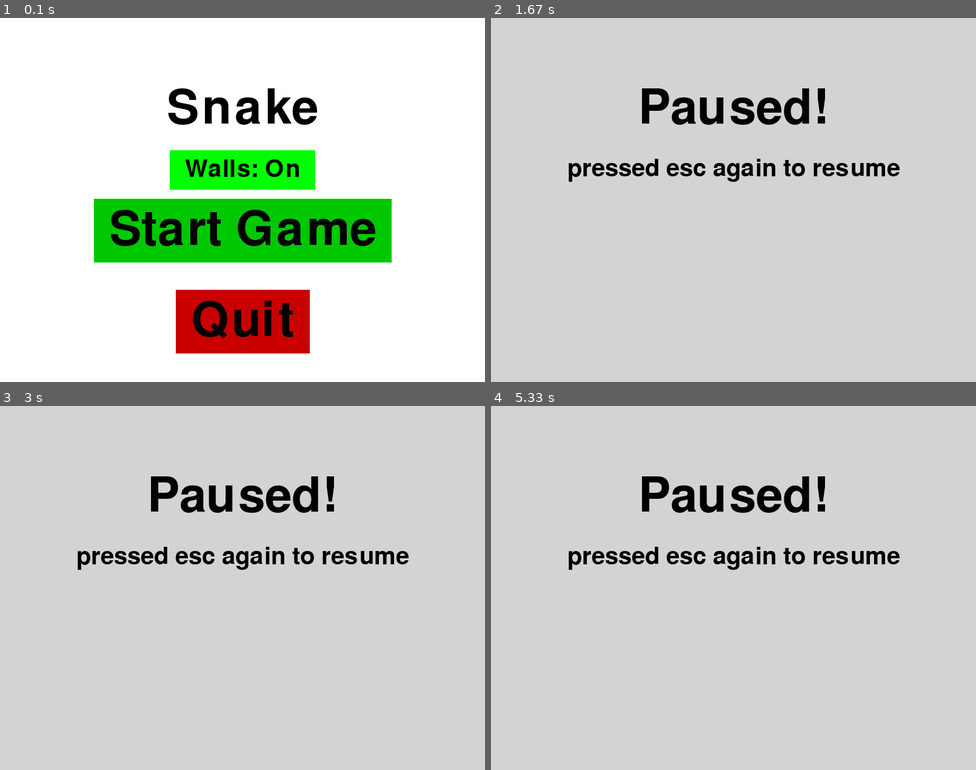
Above: before the commit, frames 1-4 (two rows, left to right).
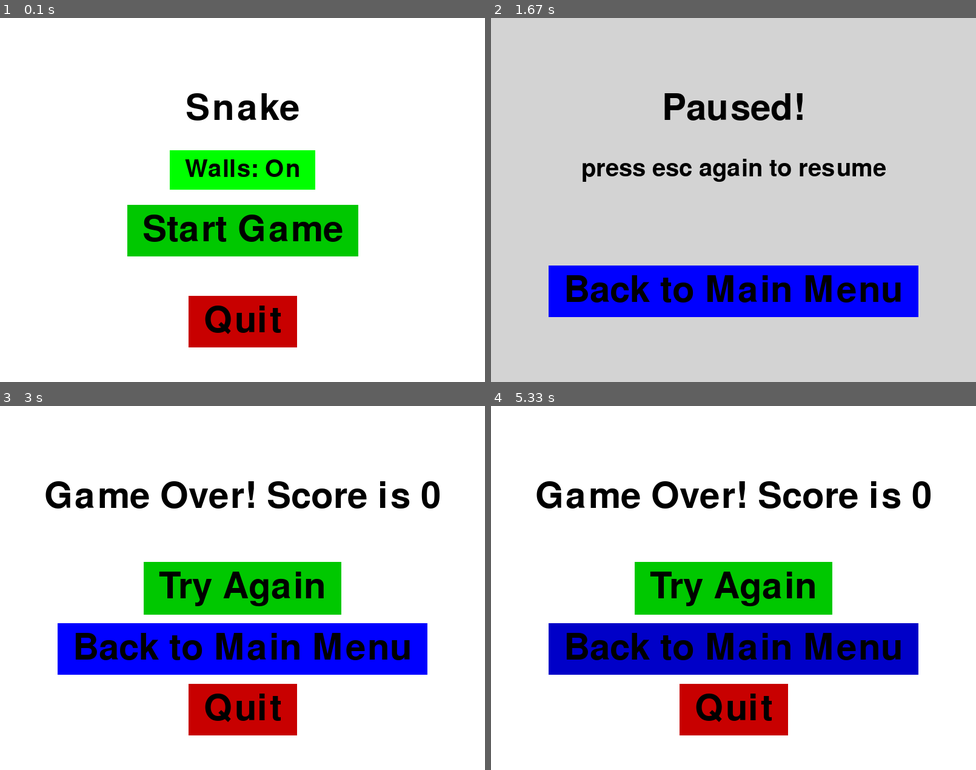
Above: after the commit, the same moments.

Repository: danlls/snake-pygame
Game: pygame game, started from main.py
Two runs of this game, one before a commit and one after it. Both use one fixed random seed, a clock stepped at 60 frames per second and the inputs below.
Inputs (mouse positions are in pixels of both pictures, inside the frame that each line leads up to):
- Up to frame 1 (0.1 s): no input
- Up to frame 2 (1.67 s): press the mouse at (733, 229) at 0.37 s; move the mouse to (752, 170) at 0.47 s; release the mouse at (777, 112) at 0.6 s; hold Up 0.67-1.13 s; move the mouse to (714, 101) at 0.7 s; press the mouse at (733, 200) at 1.2 s; move the mouse to (646, 250) at 1.3 s; release the mouse at (563, 305) at 1.43 s; tap Esc at 1.5 s
- Up to frame 3 (3 s): press the mouse at (242, 679) at 1.87 s; move the mouse to (155, 642) at 1.97 s; release the mouse at (67, 606) at 2.1 s; hold Down 2.17-2.47 s; move the mouse to (97, 478) at 2.2 s; hold Left 2.5-2.9 s; press the mouse at (242, 649) at 2.97 s
- Up to frame 4 (5.33 s): move the mouse to (646, 606) at 3.07 s; release the mouse at (554, 562) at 3.2 s; hold Up 3.27-3.63 s; move the mouse to (888, 486) at 3.3 s; press the mouse at (733, 588) at 3.7 s; move the mouse to (689, 653) at 3.8 s; release the mouse at (646, 719) at 3.93 s; hold Down 4-4.37 s; move the mouse to (874, 507) at 4.03 s; press the mouse at (733, 588) at 4.43 s; move the mouse to (689, 624) at 4.53 s; move the mouse to (646, 664) at 4.63 s; release the mouse at (646, 664) at 4.67 s; press the mouse at (733, 588) at 4.77 s; move the mouse to (757, 537) at 4.87 s; move the mouse to (777, 486) at 4.97 s; release the mouse at (777, 486) at 5 s; hold Up from 5.07 s (still down); move the mouse to (767, 679) at 5.1 s

The runs differ from the first frame. In frame 1, 10% of the frame differs, in the area x 19-81%, y 19-93%; in frame 2, 14%; in frame 3, 100%, in the area x 0-100%, y 0-100%; in frame 4, 100%.

Commit message:
Add back to main menu buttons

Diff:
--- a/main.py
+++ b/main.py
@@ -1,5 +1,6 @@
 import pygame
 import random
+import sys
 from buttons import Button, ToggleButton
 
 # Constants
@@ -10,6 +11,9 @@
 SEGMENT_MARGIN = 5
 
 WALL_THICKNESS = 25
+
+BUTTON_PADX = 50
+BUTTON_PADY = 25
 
 # Color RGB values
 BLACK = (0, 0, 0)
@@ -18,6 +22,7 @@
 GREEN = (0, 255, 0)
 RED = (255, 0, 0)
 DARK_GREEN = (0, 200, 0)
+DARK_BLUE = (0, 0, 200)
 DARK_RED = (200, 0, 0)
 GREY = (211, 211, 211)
 
@@ -201,7 +206,7 @@
         self.screen_height = height
         self.screen = pygame.display.set_mode([self.screen_width, self.screen_height])
         pygame.display.set_caption('Snake')
-        self.font = pygame.font.Font(DEFAULT_FONT, 80)
+        self.font = pygame.font.Font(DEFAULT_FONT, 60)
         self.small_font = pygame.font.Font(DEFAULT_FONT, 40)
         self.eat_sound = pygame.mixer.Sound(SOUND_DIR + '8biteat.wav')
 
@@ -324,30 +329,27 @@
         self.intro_text_pos = self.intro_text.get_rect()
         self.intro_text_pos.center = ((self.screen_width/2),(self.screen_height/4))
 
-        button_padx = 50
-        button_pady = 25
-
         # Create buttons
         start_button = Button(
             self.screen, self.font, "Start Game",
             BLACK, DARK_GREEN, self.intro_text_pos.centerx,
             self.intro_text_pos.centery+200
         )
-        start_button.add_paddings(button_padx, button_pady)
+        start_button.add_paddings(BUTTON_PADX, BUTTON_PADY)
 
         quit_button = Button(
             self.screen, self.font, "Quit",
             BLACK, DARK_RED, self.intro_text_pos.centerx,
             self.intro_text_pos.centery+350
         )
-        quit_button.add_paddings(button_padx, button_pady)
+        quit_button.add_paddings(BUTTON_PADX, BUTTON_PADY)
 
         walls_toggle_button = ToggleButton(
             self.walls_toggle, self.screen, self.toggle_font, "Walls: On",
             BLACK, DARK_GREEN, self.intro_text_pos.centerx,
             self.intro_text_pos.centery+100
         )
-        walls_toggle_button.add_paddings(button_padx, button_pady)
+        walls_toggle_button.add_paddings(BUTTON_PADX, BUTTON_PADY)
         walls_toggle_button.set_toggle("Walls: On", GREEN, "Walls: Off", RED)
 
         while True:
@@ -386,23 +388,27 @@
         self.endgame_text_pos = self.endgame_text.get_rect()
         self.endgame_text_pos.center = ((self.screen_width/2),(self.screen_height/4))
 
-        button_padx = 50
-        button_pady = 25
-
         # Create buttons
         try_again_button = Button(
             self.screen, self.font, "Try Again",
             BLACK, DARK_GREEN, self.endgame_text_pos.centerx,
-            self.endgame_text_pos.centery+200
-        )
-        try_again_button.add_paddings(button_padx, button_pady)
+            self.endgame_text_pos.centery+150
+        )
+        try_again_button.add_paddings(BUTTON_PADX, BUTTON_PADY)
 
         quit_button = Button(
             self.screen, self.font, "Quit",
             BLACK, DARK_RED, self.endgame_text_pos.centerx,
             self.endgame_text_pos.centery+350
         )
-        quit_button.add_paddings(button_padx, button_pady)
+        quit_button.add_paddings(BUTTON_PADX, BUTTON_PADY)
+
+        back_menu_button = Button(
+            self.screen, self.font, "Back to Main Menu",
+            BLACK, DARK_BLUE, self.endgame_text_pos.centerx,
+            self.endgame_text_pos.centery+250
+        )
+        back_menu_button.add_paddings(BUTTON_PADX, BUTTON_PADY)
 
         end = True
         while end:
@@ -416,6 +422,7 @@
             mouse_click = pygame.mouse.get_pressed()
 
             try_again_button.mouse_handler(mouse_pos, [mouse_click[0]], True, GREEN, self.run)
+            back_menu_button.mouse_handler(mouse_pos, [mouse_click[0]], True, BLUE, self.main_menu)
             quit_button.mouse_handler(mouse_pos, [mouse_click[0]], True, RED, self.quit)
 
             # Draw text
@@ -423,6 +430,7 @@
 
             # Draw buttons
             try_again_button.draw()
+            back_menu_button.draw()
             quit_button.draw()
 
             pygame.display.update()
@@ -439,22 +447,39 @@
                         paused = False
             self.screen.fill(GREY)
 
+
+
             # Prepare paused text
             self.paused_text = self.font.render("Paused!", True, BLACK)
             self.paused_text_pos = self.paused_text.get_rect()
             self.paused_text_pos.center = ((self.screen_width/2),(self.screen_height/4))
             self.screen.blit(self.paused_text, self.paused_text_pos)
 
-            instruction_text = self.small_font.render("pressed esc again to resume", True, BLACK)
+            instruction_text = self.small_font.render("press esc again to resume", True, BLACK)
             instruction_text_pos = instruction_text.get_rect()
             instruction_text_pos.center = ((self.screen_width/2),(self.screen_height/4+100))
             self.screen.blit(instruction_text, instruction_text_pos)
 
+            back_menu_button = Button(
+                self.screen, self.font, "Back to Main Menu",
+                BLACK, DARK_BLUE, instruction_text_pos.centerx,
+                instruction_text_pos.centery+200
+            )
+            back_menu_button.add_paddings(BUTTON_PADX, BUTTON_PADY)
+
+            # Get mouse action
+            mouse_pos = pygame.mouse.get_pos()
+            mouse_click = pygame.mouse.get_pressed()
+            back_menu_button.mouse_handler(mouse_pos, [mouse_click[0]], True, BLUE, self.main_menu)
+
+            back_menu_button.draw()
+
             pygame.display.update()
             self.clock.tick(FRAMERATE)
 
     def quit(self):
         pygame.quit()
+        sys.exit()
 
 
 if __name__ == "__main__":
